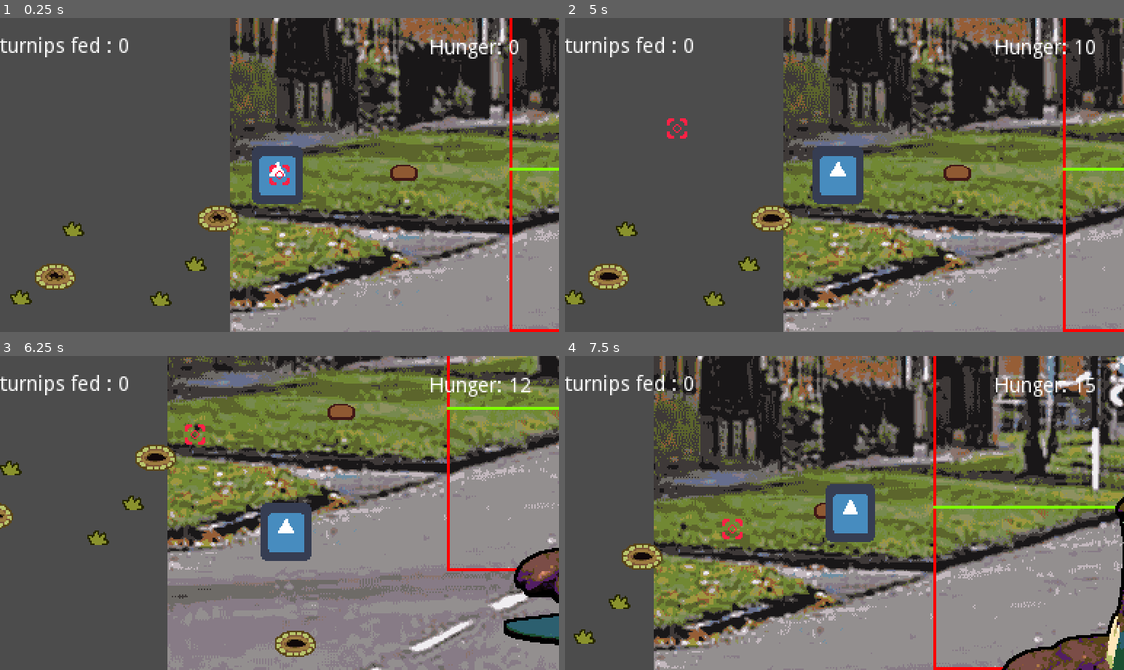
Above: before the commit, frames 1-4 (two rows, left to right).
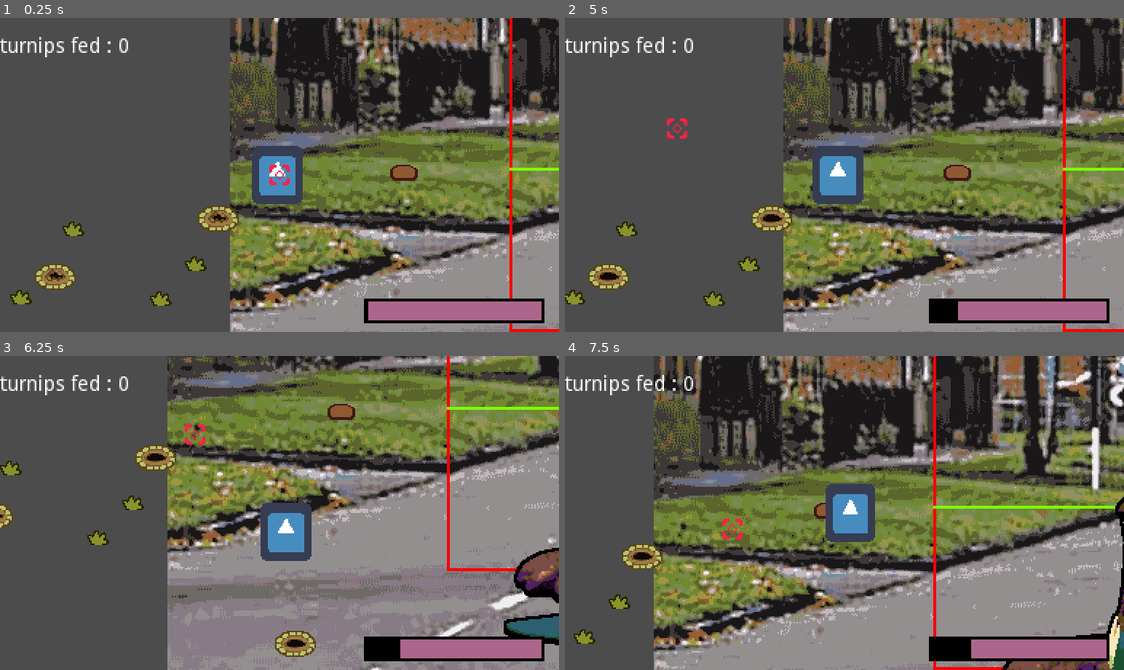
Above: after the commit, the same moments.

Repository: Pkdotts/Fertillery
Game: Godot game, scene res://Maps/Farm.tscn
Two runs of this game, one before a commit and one after it. Both use one fixed random seed, a clock stepped at 60 frames per second and the inputs below. The engine's default icon, where the game draws it, is replaced by a stand-in: a white triangle on a blue panel in a dark square. Sound files missing from this copy of the repository are replaced by a short silence.
Inputs (mouse positions are in pixels of both pictures, inside the frame that each line leads up to):
- Up to frame 1 (0.25 s): no input
- Up to frame 2 (5 s): move the mouse to (967, 159) at 0.52 s; press the mouse at (967, 159) at 0.53 s; hold D (ui_right) 0.53-1.28 s; move the mouse to (732, 190) at 1.27 s; release the mouse at (732, 190) at 1.28 s; hold S (ui_down) 1.28-2.03 s; click (732, 190) at 1.35 s; move the mouse to (900, 105) at 2.02 s; press the mouse at (900, 105) at 2.03 s; hold D (ui_right) 2.03-2.78 s; move the mouse to (816, 237) at 2.77 s; release the mouse at (816, 237) at 2.78 s; hold W (ui_up) 2.78-3.53 s; click (816, 237) at 2.85 s; move the mouse to (1012, 222) at 3.52 s; press the mouse at (1012, 222) at 3.53 s; hold A (ui_left) from 3.53 s (still down); move the mouse to (676, 127) at 4.27 s; release the mouse at (676, 127) at 4.28 s; click (676, 127) at 4.35 s
- Up to frame 3 (6.25 s): move the mouse to (307, 513) at 5.02 s; release A (ui_left) at 5.03 s; press the mouse at (307, 513) at 5.03 s; hold S (ui_down) 5.03-5.78 s; move the mouse to (195, 434) at 5.77 s; release the mouse at (195, 434) at 5.78 s; hold D (ui_right) from 5.78 s (still down); click (195, 434) at 5.85 s
- Up to frame 4 (7.5 s): move the mouse to (967, 497) at 6.52 s; release D (ui_right) at 6.53 s; press the mouse at (967, 497) at 6.53 s; hold W (ui_up) 6.53-7.28 s; move the mouse to (732, 528) at 7.27 s; release the mouse at (732, 528) at 7.28 s; hold D (ui_right) from 7.28 s (still down); click (732, 528) at 7.35 s

The runs differ from the first frame. In frame 1, 2.9% of the frame differs, in the area x 65-98%, y 6-98%; in frame 2, 2.9%; in frame 3, 2.8%; in frame 4, 2.8%.

Commit message:
hunger meter

Diff:
--- a/Nodes/HUD.tscn
+++ b/Nodes/HUD.tscn
@@ -1,6 +1,7 @@
-[gd_scene load_steps=2 format=2]
+[gd_scene load_steps=3 format=2]
 
 [ext_resource path="res://Scripts/HUD.gd" type="Script" id=1]
+[ext_resource path="res://Nodes/UI/HungerMeter.tscn" type="PackedScene" id=2]
 
 [node name="HUD" type="CanvasLayer"]
 script = ExtResource( 1 )
@@ -26,21 +27,8 @@
 margin_bottom = 27.0
 text = "0"
 
-[node name="Hunger" type="HBoxContainer" parent="Control"]
-margin_left = 295.0
-margin_top = 1.0
-margin_right = 384.0
-margin_bottom = 41.0
-
-[node name="Desc" type="Label" parent="Control/Hunger"]
-margin_top = 13.0
-margin_right = 50.0
-margin_bottom = 27.0
-text = "Hunger:"
-
-[node name="Label" type="Label" parent="Control/Hunger"]
-margin_left = 54.0
-margin_top = 13.0
-margin_right = 62.0
-margin_bottom = 27.0
-text = "0"
+[node name="HungerMeter" parent="Control" instance=ExtResource( 2 )]
+margin_left = 250.0
+margin_top = 193.0
+margin_right = 374.0
+margin_bottom = 210.0
--- a/Nodes/Hole.tscn
+++ b/Nodes/Hole.tscn
@@ -97,7 +97,7 @@
 shape = SubResource( 1 )
 
 [node name="Timer" type="Timer" parent="."]
-wait_time = 10.0
+wait_time = 20.0
 one_shot = true
 
 [node name="AudioStreamPlayer" type="AudioStreamPlayer" parent="."]
--- /dev/null
+++ b/Nodes/UI/HungerMeter.tscn
@@ -0,0 +1,23 @@
+[gd_scene load_steps=2 format=2]
+
+[ext_resource path="res://Scripts/UI/HungerMeter.gd" type="Script" id=1]
+
+[node name="HungerMeter" type="Control"]
+margin_right = 55.0
+margin_bottom = 11.0
+script = ExtResource( 1 )
+
+[node name="ColorRect" type="ColorRect" parent="."]
+anchor_right = 1.0
+anchor_bottom = 1.0
+color = Color( 0, 0, 0, 1 )
+
+[node name="HungerBar" type="ColorRect" parent="ColorRect"]
+anchor_right = 1.0
+anchor_bottom = 1.0
+margin_left = 2.0
+margin_top = 2.0
+margin_right = -2.0
+margin_bottom = -2.0
+grow_horizontal = 2
+color = Color( 0.678431, 0.4, 0.545098, 1 )
--- a/Scripts/HUD.gd
+++ b/Scripts/HUD.gd
@@ -1,13 +1,10 @@
 extends CanvasLayer
 
 onready var turnipsLabel = $Control/TurnipsFed/Score
-onready var hungerLabel = $Control/Hunger/Label
 
 func _ready():
 	global.connect("updateTurnipCounter", self, "update_turnips_counter")
 
-func _process(delta):
-	hungerLabel.text = str(int(global.hungerMeter))
 
 func update_turnips_counter():
 	turnipsLabel.text = str(global.turnipsEaten)
--- a/Scripts/Hole.gd
+++ b/Scripts/Hole.gd
@@ -30,7 +30,7 @@
 
 func _on_Area2D_area_entered(area):
 	var parent = area.get_parent().get_parent()
-	if parent.get("state") != null and parent.state != parent.States.HELD:
+	if opened and parent.get("state") != null and parent.state != parent.States.HELD:
 		parent.die()
 		$AnimationPlayer.play("GrowSprout")
 
@@ -38,15 +38,15 @@
 	var parent = area.get_parent().get_parent()
 	if $AnimationPlayer.current_animation == "GrowSprout":
 		parent.die()
-		$AnimationPlayer.play("Close")
+		close()
 		create_turnip()
 
 
 func _on_AnimationPlayer_animation_finished(anim_name):
 	if anim_name == "GrowSprout":
-		$AnimationPlayer.play("Close")
+		close()
 		create_turnip()
 
 
 func _on_Timer_timeout():
-	$AnimationPlayer.play("Open")
+	open()
--- /dev/null
+++ b/Scripts/UI/HungerMeter.gd
@@ -0,0 +1,15 @@
+extends Control
+
+onready var hungerBar = $ColorRect/HungerBar
+
+var initialSize = 0
+var initialPos = 0
+
+
+func _ready():
+	initialSize = hungerBar.rect_size.x
+	initialPos = hungerBar.rect_position.x
+
+func _process(_delta):
+	hungerBar.rect_size.x = round(initialSize - initialSize * global.hungerMeter/100)
+	hungerBar.rect_position.x = round(initialPos + initialSize * global.hungerMeter/100)
--- a/Scripts/global/global.gd
+++ b/Scripts/global/global.gd
@@ -18,6 +18,7 @@
 
 var turnipsEaten = 0
 var hungerMeter = 0
+var hungerSpeed = 3
 
 func increase_turnip_counter(num):
 	turnipsEaten += num
@@ -27,6 +28,12 @@
 	hungerMeter -= amount
 	if hungerMeter < 0:
 		hungerMeter = 0
+
+func increase_hunger_speed(amount):
+	hungerSpeed += amount
+
+func set_hunger_speed(speed):
+	hungerSpeed = speed
 
 func remove_driplet(idx = 0):
 	dripletsFollowing.remove(0)
@@ -39,7 +46,7 @@
 
 func _physics_process(delta):
 	if hungerMeter < 100:
-		hungerMeter += delta * 2
+		hungerMeter += delta * hungerSpeed
 
 func _input(event):
 	if event.is_action_pressed("ui_winsize"):
--- a/Scripts/monster.gd
+++ b/Scripts/monster.gd
@@ -29,5 +29,6 @@
 	turnip.die()
 	global.increase_turnip_counter(turnip.size)
 	global.decrease_hunger(turnip.size * 10)
+	global.increase_hunger_speed(0.1)
 	create_fertilizers(1)
 	$AudioStreamPlayer.play()
